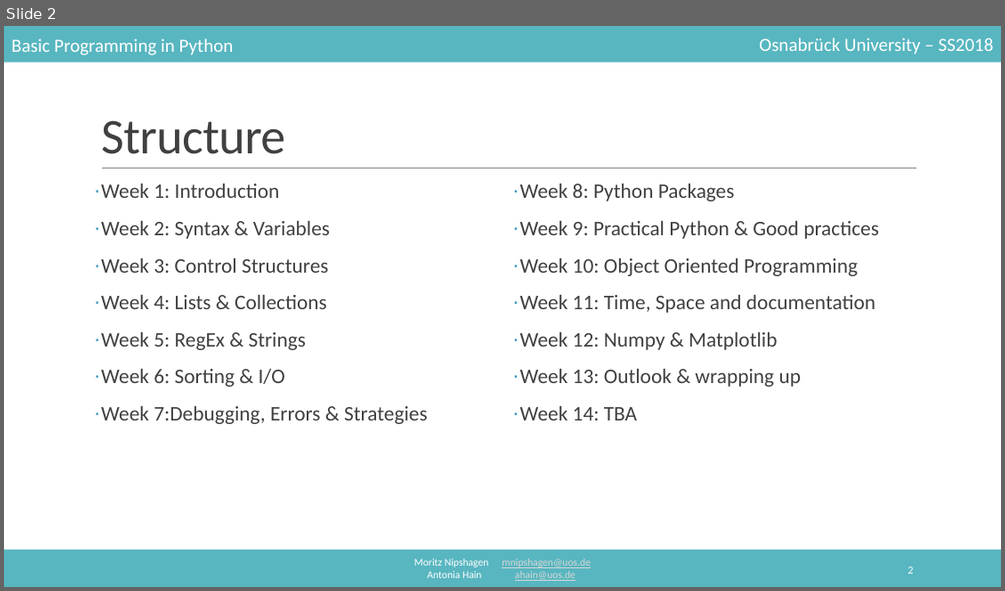
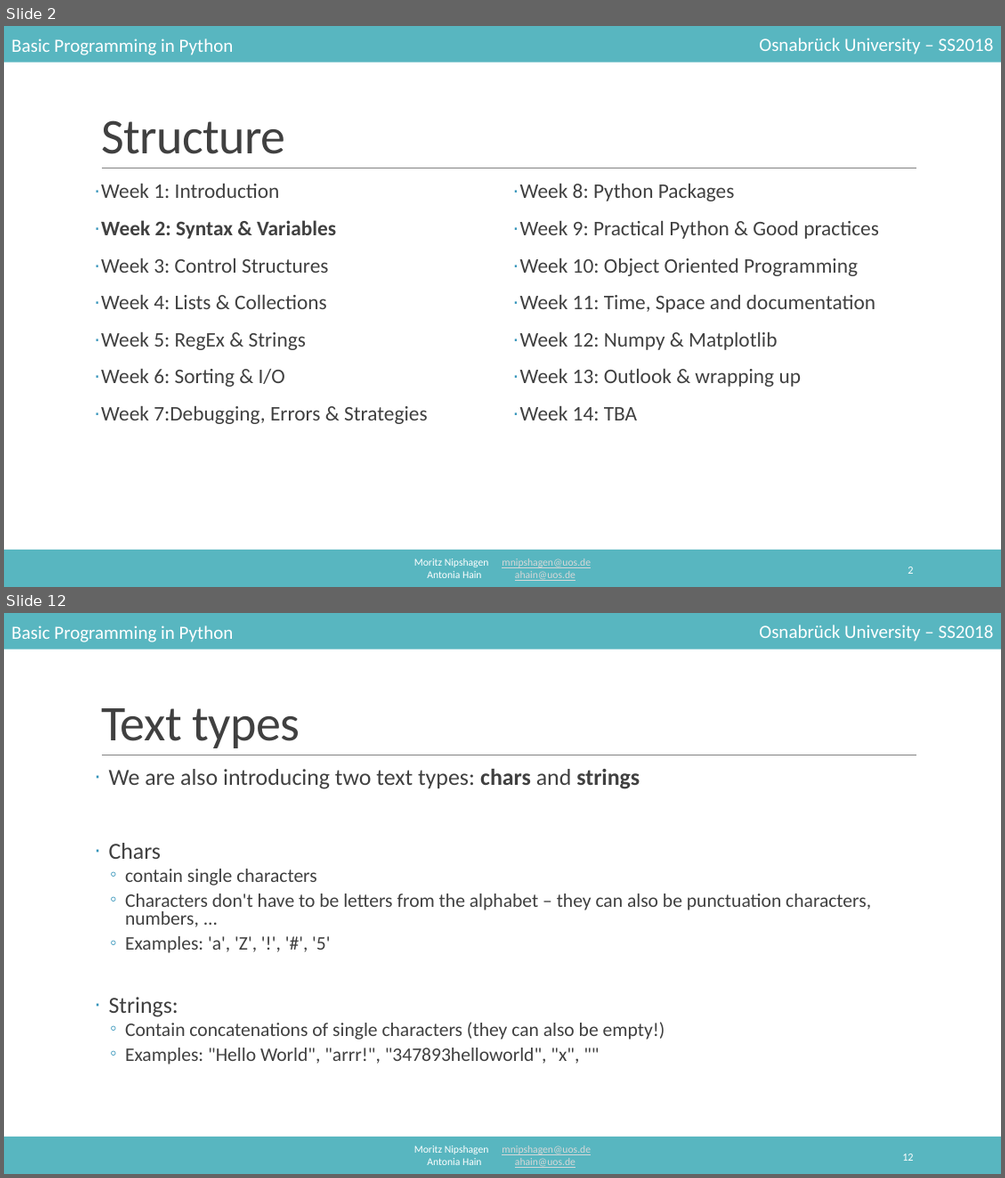
Before and after one commit to mnipshagen/monty, a slide deck: 2018/02/Syntax_and_variables.pptx. Shown one above the other, each under a label of ours: slide 2 before the commit, slides 2 and 12 after it; the slides between them are not shown. The pictures are 1005x591 and 1005x1178 pixels, drawn with LibreOffice and Linux fonts; fonts in the diff are those of the drawing. Boxes give left, top, right and bottom in pixels: in the first picture for what was removed or moved away, otherwise in the second. Text is boxed around its words. In the diff, an @@ line names an element or a change of style, - is before the commit and + after.

```diff
--- a/2018/02/Syntax_and_variables.pptx
+++ b/2018/02/Syntax_and_variables.pptx
@@ slide 12 added at bbox=[4, 613, 1001, 1174], background #FFFFFF; not listed: 6 template elements that a slide beside it also shows @@
@@ title added at bbox=[101, 708, 299, 748], 48 pt, text #404040 @@
+Text types
@@ text added at bbox=[109, 769, 871, 1064], 18.5 pt, text #404040 @@
+· We are also introducing two text types: chars and strings
+· Chars
+  ◦ contain single characters
+  ◦ Characters don't have to be letters from the alphabet – they can also be punctuation characters, numbers, ...
+  ◦ Examples: 'a', 'Z', '!', '#', '5'
+· Strings:
+  ◦ Contain concatenations of single characters (they can also be empty!)
+  ◦ Examples: "Hello World", "arrr!", "347893helloworld", "x", ""
@@ page number added at bbox=[902, 1153, 913, 1160], 10.5 pt, text #FFFFFF @@
+12
@@ slide 2 changed as well @@
@@ text at bbox=[101, 220, 336, 239]: bold on in "Week 2: Syntax & Variables" @@
```
Also in this commit, not shown: 29 other slides added, 1 slide removed, 13 other files.
